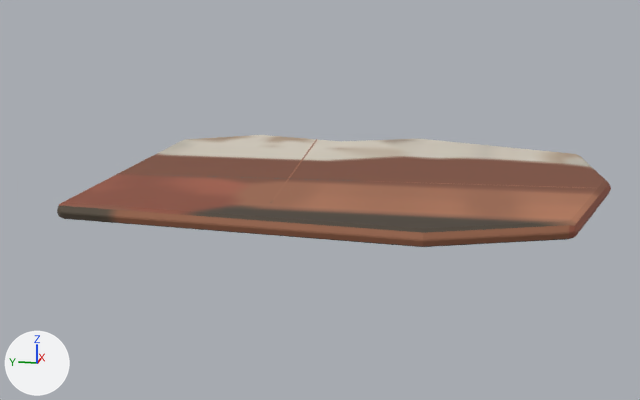
An edit to the glTF model assets/rooms/mine_hut/hearth_stones.glb, drawn before and after from the same camera.
Before and after are seen from a camera (50 mm lens) standing at (-3.14, -0.51, 0.73) and looking at (-0.06, 0.11, -0.04). The axes (+X, +Y, +Z) are drawn at lower left. The lights are the same throughout. The older version comes first. Vertices at exactly the same position are counted once.

The scene before the commit, as lines of its bpy script (objects in view):
```python
me_hearth_stones_mobile = bpy.data.meshes.new('hearth_stones_mobile')
me_hearth_stones_mobile.from_pydata(...)  # 118 vertices, 220 faces; spans x -0.73..0.8, y -0.91..0.87, z 0.0..0.06
me_hearth_stones_mobile.materials.append(mat_roomkit_sharedatlas)
ob_hearth_stones_001 = bpy.data.objects.new('hearth_stones.001', me_hearth_stones_mobile)
ob_hearth_stones_001.location = (0.0, 0.0, 0.0)
```
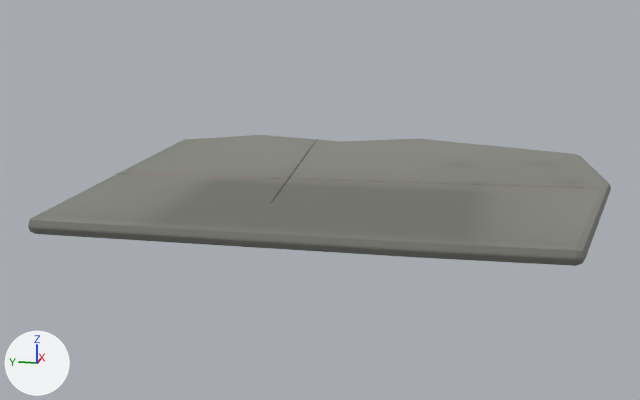
Location of each change, [x1, y1, x2, y2] in pixels of the pictures (640 x 400 px; the box of a moved part takes in the faces that stretch with it):
```json
{"object": "hearth_stones.001", "change": "reshaped", "before": [57, 135, 611, 247], "after": [28, 135, 611, 266], "on screen": "17% taller"}
{"part": 1, "of": "me_hearth_stones_mobile", "change": "moved or reshaped", "before": [574, 181, 611, 237], "after": [581, 181, 611, 264]}
{"part": 2, "of": "me_hearth_stones_mobile", "change": "moved or reshaped", "before": [568, 181, 604, 239], "after": [575, 182, 604, 266]}
{"part": 3, "of": "me_hearth_stones_mobile", "change": "moved or reshaped", "before": [57, 139, 340, 218], "after": [28, 139, 340, 233]}
{"part": 4, "of": "me_hearth_stones_mobile", "change": "moved or reshaped", "before": [61, 141, 603, 247], "after": [32, 141, 604, 266]}
{"part": 5, "of": "me_hearth_stones_mobile", "change": "surface changed", "before": [57, 135, 611, 247], "after": [28, 135, 611, 266], "on screen": "brown to grey"}
```

Edits to the scene script, one JSON object a line:
```json
{"block": "me_hearth_stones_mobile", "where": "# used by ob_hearth_stones_001; location = (0.0, 0.0, 0.0)"}
{"op": "remove", "block": "me_hearth_stones_mobile", "code": "me_hearth_stones_mobile.from_pydata(...)  # 118 vertices, 220 faces; spans x -0.73..0.8, y -0.91..0.87, z 0.0..0.06"}
{"op": "add", "block": "me_hearth_stones_mobile", "code": "me_hearth_stones_mobile.from_pydata(...)  # 118 vertices, 220 faces; spans x -0.83..0.8, y -0.91..0.87, z 0.0..0.06"}
{"block": "me_hearth_stones_mobile", "change": "me_hearth_stones_mobile part 1: all 8 vertices in x -0.56..-0.54, y -0.76..-0.74, z 0.01..0.05 are moved by (-0.26, 0.0, 0.0)"}
{"block": "me_hearth_stones_mobile", "change": "me_hearth_stones_mobile part 2: all 6 vertices in x -0.57..-0.54, y -0.73, z 0.0..0.05 are moved by (-0.25, 0.0, 0.0)"}
{"block": "me_hearth_stones_mobile", "change": "me_hearth_stones_mobile part 3: all 14 vertices in x -0.64..-0.62, y 0.83..0.85, z 0.0..0.05 are moved by (-0.18, 0.0, 0.0)"}
{"block": "me_hearth_stones_mobile", "change": "me_hearth_stones_mobile part 4: all 6 vertices in x -0.73..-0.7, y -0.32, z 0.0..0.05 are moved by (-0.1, 0.0, 0.0)"}
{"block": "me_hearth_stones_mobile", "change": "me_hearth_stones_mobile part 5: 210 kept faces spanning x -0.83..0.8, y -0.91..0.87, z 0.0..0.06 get new texture (UV) coordinates"}
```
